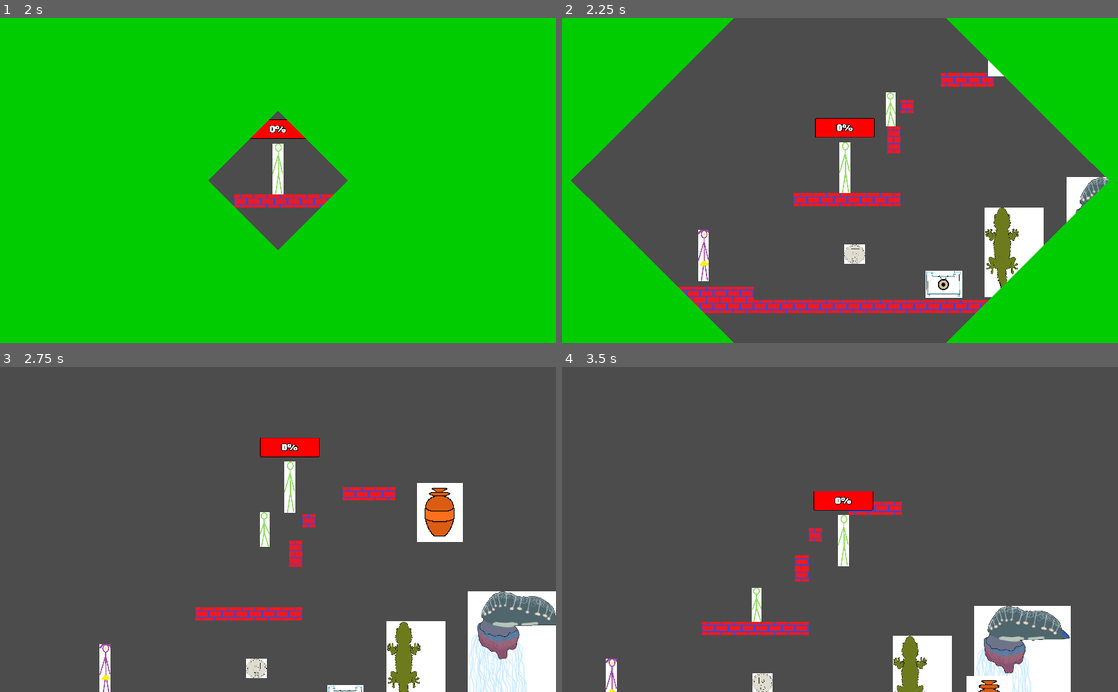
Above: before the commit, frames 1-4 (two rows, left to right).
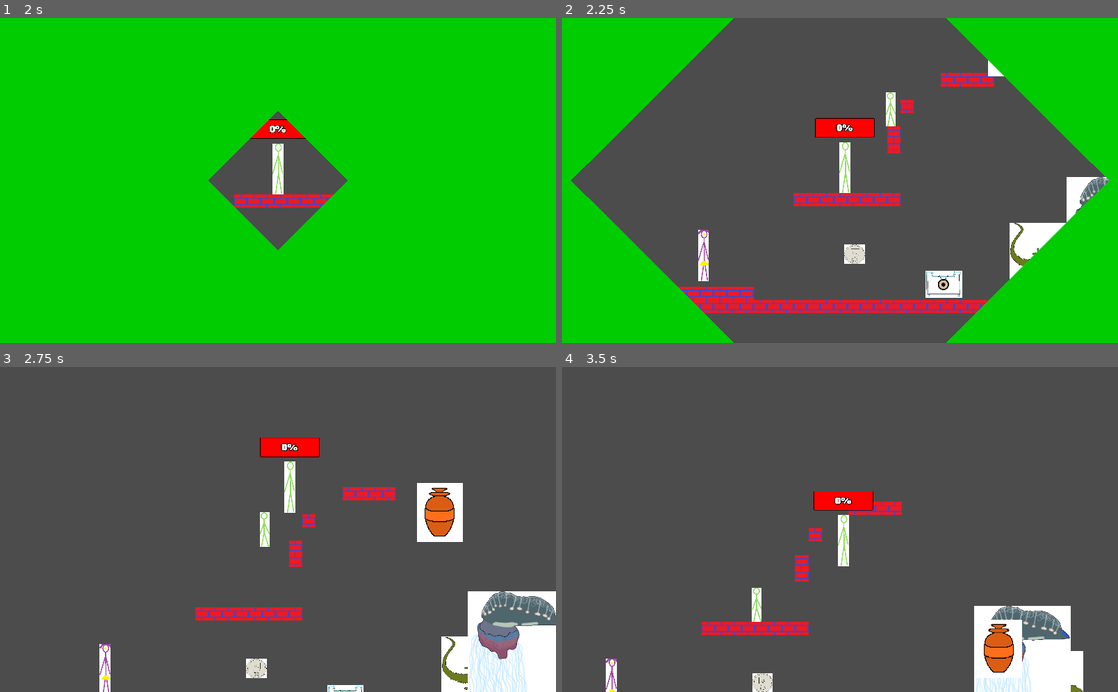
Above: after the commit, the same moments.

Repository: EyeBallTank/PROJECT-NORTUBEL-main-ish
Game: Godot game, scene res://screens/MainMenu.tscn
The game is run twice, just before and just after one commit, with the same random seed, the same clock (stepped at 60 frames per second) and the same inputs.
Inputs:
- Up to frame 1 (2 s): click "Start/Começo" at 0.5 s; click "Start/Começo" at 1.25 s
- Up to frame 2 (2.25 s): hold Right (right) from 2.03 s (still down); hold F (followme) from 2.03 s (still down)
- Up to frame 3 (2.75 s): keep holding Right (right); keep holding F (followme); tap Up (jumpup) at 2.27 s
- Up to frame 4 (3.5 s): keep holding Right (right); release F (followme) at 2.78 s; tap S (standstill) at 2.85 s; tap Up (jumpup) at 3.02 s

Frame 1 is identical in both runs. In frame 2, 1.8% of the frame differs, in the area x 76-91%, y 58-86%; in frame 3, 2.9%; in frame 4, 3.5%, in the area x 59-94%, y 77-100%.

Commit message:
enemy prototype

Diff:
--- /dev/null
+++ b/src/enemies/gecko enemy.gd
@@ -0,0 +1,11 @@
+extends KinematicBody2D
+
+var direction = Vector2.RIGHT
+var velocity = Vector2.ZERO
+
+func _physics_process(delta):
+	var found_wall = is_on_wall()
+	if found_wall:
+		direction *= -1
+	velocity = direction * 290
+	move_and_slide(velocity, Vector2.UP)
--- a/src/enemies/gecko enemy.tscn
+++ b/src/enemies/gecko enemy.tscn
@@ -1,19 +1,22 @@
-[gd_scene load_steps=3 format=2]
+[gd_scene load_steps=4 format=2]
 
 [ext_resource path="res://assets/sprites/enemy_sprites/gecko test.png" type="Texture" id=1]
+[ext_resource path="res://src/enemies/gecko enemy.gd" type="Script" id=2]
 
 [sub_resource type="RectangleShape2D" id=1]
-extents = Vector2( 141, 214.25 )
+extents = Vector2( 215, 82.5 )
 
 [node name="Gecko enemy" type="KinematicBody2D" groups=["enemies"]]
 collision_layer = 32
-collision_mask = 3
+collision_mask = 7
+script = ExtResource( 2 )
 
 [node name="Sprite" type="Sprite" parent="."]
 position = Vector2( 1, -215 )
+rotation = -1.5708
 texture = ExtResource( 1 )
+flip_v = true
 
 [node name="CollisionShape2D" type="CollisionShape2D" parent="."]
-position = Vector2( 1, -214.25 )
+position = Vector2( 1, -157.5 )
 shape = SubResource( 1 )
-disabled = true
--- a/src/levels/LevelTemplate3.tscn
+++ b/src/levels/LevelTemplate3.tscn
@@ -50,7 +50,7 @@
 collision_layer = 4
 collision_mask = 0
 format = 1
-tile_data = PoolIntArray( 327758, 0, 0, 393255, 0, 0, 393256, 0, 0 …(2368 unchanged characters)…
+tile_data = PoolIntArray( -393201, 0, 0, -393184, 0, 0, -327665, 0, 0, -327648, 0, 0, -262129, 0, 0, -262112, 0, 0, -196593, 0, 0, -196576, 0, 0, -131057, 0, 0, -131040, 0, 0, -65521, 0, 0, -65520, 0, 0, -65519, 0, 0, -65518, 0, 0, -65517, 0, 0, -65516, 0, 0, -65515, 0, 0, -65514, 0, 0, -65513, 0, 0, -65512, 0, 0, -65511, 0, 0, -65510, 0, 0, -65509, 0, 0, -65508, 0, 0, -65507, 0, 0, -65506, 0, 0, -65505, 0, 0, -65504, 0, 0, 327758, 0, 0, 393255, 0, 0, 393256, 0, 0 …(2368 unchanged characters)…
 
 [node name="Player" parent="." instance=ExtResource( 3 )]
 position = Vector2( 465, 480 )
@@ -62,7 +62,7 @@
 position = Vector2( 2745, 225 )
 
 [node name="Gecko enemy" parent="." instance=ExtResource( 13 )]
-position = Vector2( -184, 428 )
+position = Vector2( 1507, -4 )
 
 [node name="Manowar" parent="." instance=ExtResource( 15 )]
 position = Vector2( -729, 398 )
